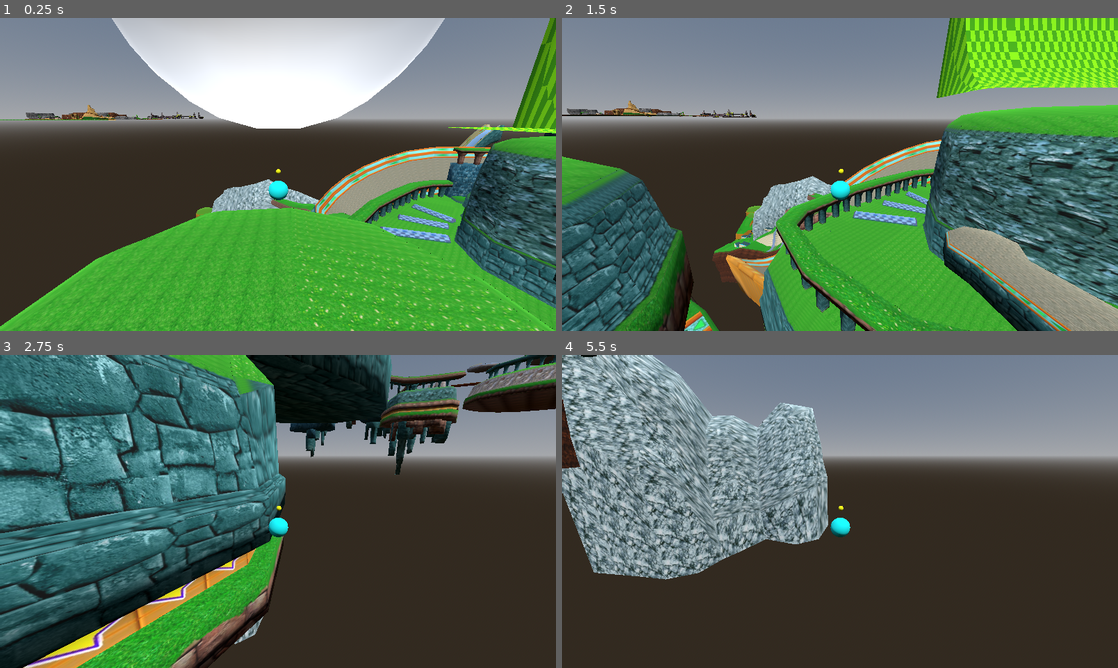
Above: before the commit, frames 1-4 (two rows, left to right).
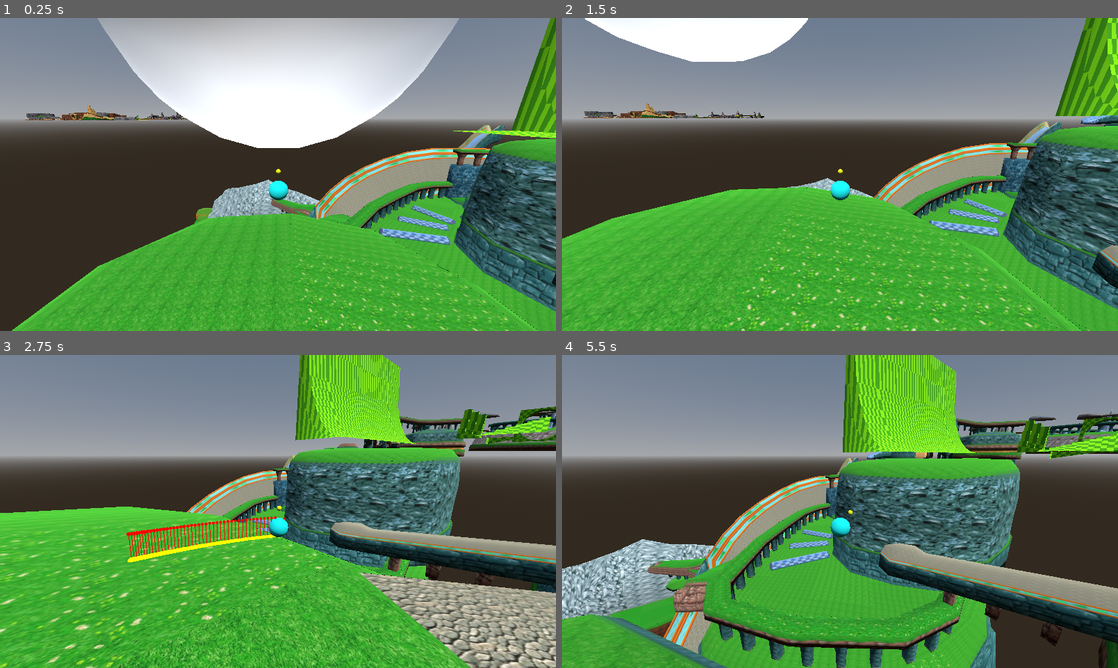
Above: after the commit, the same moments.

Repository: virattus/sonic-ringworlds-s1
Game: Godot game, scene res://scenes/SphereMovement/SphereMovement.tscn
Two runs of this game, one before a commit and one after it. Both use one fixed random seed, a clock stepped at 60 frames per second and the inputs below.
Inputs (mouse positions are in pixels of both pictures, inside the frame that each line leads up to):
- Up to frame 1 (0.25 s): no input
- Up to frame 2 (1.5 s): tap Enter (Pause) at 0.5 s; move the mouse to (962, 158) at 0.52 s; hold D (Move_Right) 0.53-1.25 s; hold Ctrl (Attack) 0.53-1.25 s; click (962, 158) at 0.67 s; tap Space (Jump) at 0.77 s; drag from (728, 190) to (812, 237) at 1.27 s
- Up to frame 3 (2.75 s): move the mouse to (333, 442) at 2.02 s; hold D (Move_Right) from 2.03 s (still down); hold Left (Camera_Left) from 2.03 s (still down)
- Up to frame 4 (5.5 s): release D (Move_Right) at 2.75 s; release Left (Camera_Left) at 2.75 s; drag from (812, 574) to (673, 464) at 2.77 s; move the mouse to (1006, 558) at 3.52 s; hold A (Move_Left) 3.53-4.25 s; tap Up (Camera_Up) at 3.6 s; tap Space (Jump) at 3.77 s; drag from (673, 464) to (756, 433) at 4.27 s; move the mouse to (867, 511) at 5.02 s; hold S (Move_Backward) from 5.03 s (still down); tap Down (Camera_Down) at 5.1 s; click (867, 511) at 5.17 s

The runs differ from the first frame. In frame 1, 17% of the frame differs, in the area x 0-100%, y 0-100%; in frame 2, 55%; in frame 3, 88%; in frame 4, 72%.

Commit message:
gonna try out something more unity

Diff:
--- a/scenes/SphereMovement/TestChar/TestChar.gd
+++ b/scenes/SphereMovement/TestChar/TestChar.gd
@@ -42,18 +42,7 @@
 
 	var speed = velocity.length()
 
-
-	var playerInput = Input.get_vector("Move_Left", "Move_Right", "Move_Forward", "Move_Backward")
-
-	var CameraForward = Cam.global_transform.basis.z
-	var CameraRight = Cam.global_transform.basis.x
-
-
-	#var newVelocity = ((global_transform.basis.z * playerInput.y) + (global_transform.basis.x * playerInput.x))
-
-	var newInput = (CameraForward * playerInput.y) + (CameraRight * playerInput.x)
-
-	var newVelocity = (Quaternion(Vector3.UP, up_direction).normalized()) * newInput
+	var newVelocity = GetInputVector()
 
 	#newVelocity.y = 0.0
 
@@ -83,12 +72,15 @@
 func GetInputVector() -> Vector3:
 	var playerInput = Input.get_vector("Move_Left", "Move_Right", "Move_Forward", "Move_Backward")
 
-	var CameraForward = (Cam.basis.z * Vector3(1, 0, 1)).normalized()
-	var CameraRight = (Cam.basis.x * Vector3(1, 0, 1)).normalized()
+	#var CameraForward = (Cam.global_transform.basis.z * Vector3(1, 0, 1)).normalized()
+	#var CameraRight = (Cam.global_transform.basis.x * Vector3(1, 0, 1)).normalized()
+
+	var CameraForward = Cam.global_transform.basis.z
+	var CameraRight = Cam.global_transform.basis.x
 
 	var newInput = (CameraForward * playerInput.y) + (CameraRight * playerInput.x)
 
-	var newVelocity = (Quaternion(Vector3.UP, up_direction)) * newInput
+	var newVelocity = (Quaternion(Vector3.UP, up_direction).normalized()) * newInput
 
 	#newVelocity.y = 0.0
 
@@ -97,39 +89,39 @@
 	return newVelocity
 
 
-func UpdateCollision(delta: float) -> void:
-	if is_on_wall():
-		var wallNormal = get_wall_normal()
-
-		var wallDot = up_direction.dot(wallNormal)
-		var vertDot = Vector3.UP.dot(wallNormal)
-
-		#hit floor
-		if wallDot > 0.75:
-			if !GroundCollision:
-				print("Hit Floor")
-				GroundCollision = true
-
-			up_direction = up_direction.slerp(wallNormal, GROUND_SLERP_RATE * delta)
-		#hit wall
-		elif wallDot > -0.25:
-			if vertDot > 0.0:
-				print("Landed Sideways")
-				up_direction = wallNormal
-				GroundCollision = true
-			else:
-				print("Hit Wall")
-		#hit ceiling
-		else:
-			if vertDot > 0.0:
-				print("Landed upside down")
-				up_direction = wallNormal
-				GroundCollision = true
-			else:
-				print("Hit Ceiling")
-				velocity.y = 0.0
 
 
+
+func UpdateCollision(delta: float) -> void:
+	#hit floor
+	if is_on_floor():
+		if !GroundCollision:
+			print("Hit Floor")
+			GroundCollision = true
+
+		apply_floor_snap()
+		assert(get_floor_normal().is_normalized())
+		up_direction = up_direction.slerp(get_floor_normal(), GROUND_SLERP_RATE * delta)
+	#hit wall
+	elif is_on_wall():
+		var wallNormal = get_wall_normal()
+		if Vector3.UP.dot(wallNormal) > 0.0:
+			print("Landed Sideways")
+			up_direction = wallNormal
+			GroundCollision = true
+			apply_floor_snap()
+		else:
+			print("Hit Wall")
+	#hit ceiling
+	elif is_on_ceiling():
+		if Vector3.UP.dot(up_direction) < 0.0:
+			print("Landed upside down")
+			up_direction = get_last_slide_collision().get_normal()
+			GroundCollision = true
+			apply_floor_snap()
+		else:
+			print("Hit Ceiling")
+			#velocity.y = 0.0
 	#Not on anything
 	else:
 		if GroundCollision:
--- a/scenes/SphereMovement/TestChar/TestChar.tscn
+++ b/scenes/SphereMovement/TestChar/TestChar.tscn
@@ -25,7 +25,7 @@
 [sub_resource type="SphereShape3D" id="SphereShape3D_5qwfu"]
 
 [node name="TestChar" type="CharacterBody3D"]
-motion_mode = 1
+floor_block_on_wall = false
 floor_snap_length = 1.0
 script = ExtResource("1_40pk5")
 
@@ -45,7 +45,7 @@
 
 [node name="StateMachine" type="Node" parent="." node_paths=PackedStringArray("ActiveState")]
 script = ExtResource("2_13hrd")
-ActiveState = NodePath("Idle")
+ActiveState = NodePath("Inactive")
 
 [node name="Inactive" type="Node" parent="StateMachine"]
 script = ExtResource("3_sd2sj")
